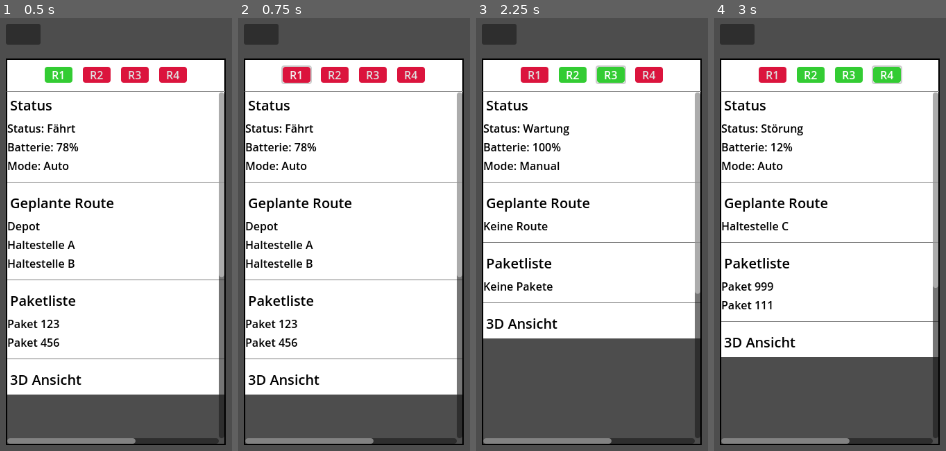
Above: before the commit, frames 1-4 (left to right).
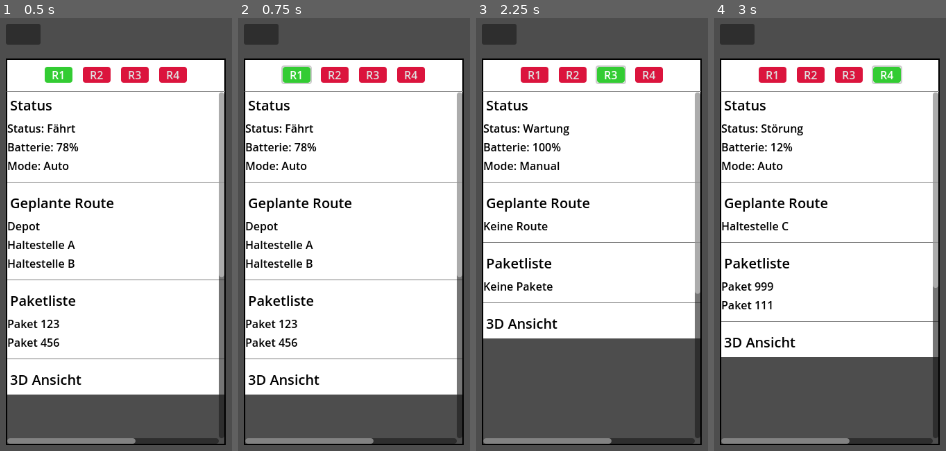
Above: after the commit, the same moments.

Repository: HaiZung/SE-Projekt
Game: Godot game, scene res://UI/UI.tscn
Two runs of this game, one before a commit and one after it. Both use one fixed random seed, a clock stepped at 60 frames per second and the inputs below.
Inputs:
- Up to frame 1 (0.5 s): no input
- Up to frame 2 (0.75 s): click "R1" at 0.5 s
- Up to frame 3 (2.25 s): click "R2" at 1.25 s; click "R3" at 2 s
- Up to frame 4 (3 s): click "R4" at 2.75 s

Frame 1 is identical in both runs. In frame 2, 0.4% of the frame differs, in the area x 18-32%, y 11-16%; in frame 3, 0.4%; in frame 4, 0.9%, in the area x 35-65%, y 11-16%.

Commit message:
icons and colorchange in buttons

Diff:
--- a/UI/ui.gd
+++ b/UI/ui.gd
@@ -60,6 +60,13 @@
 
 func _on_robot_selected(id: int) -> void:
 	selected_robot_id = id
+	#buttons grün if pressed
+	for b in header_buttons:
+		if b!=header_buttons[id]:
+			b.button_pressed=false
+		else:
+			b.button_pressed=true
+
 	var r = robots[id]
 
 	# Status
Binary file added: UI/Icons/RobotIcon.png
Not shown, added: UI/Icons/RobotIcon.png.import
